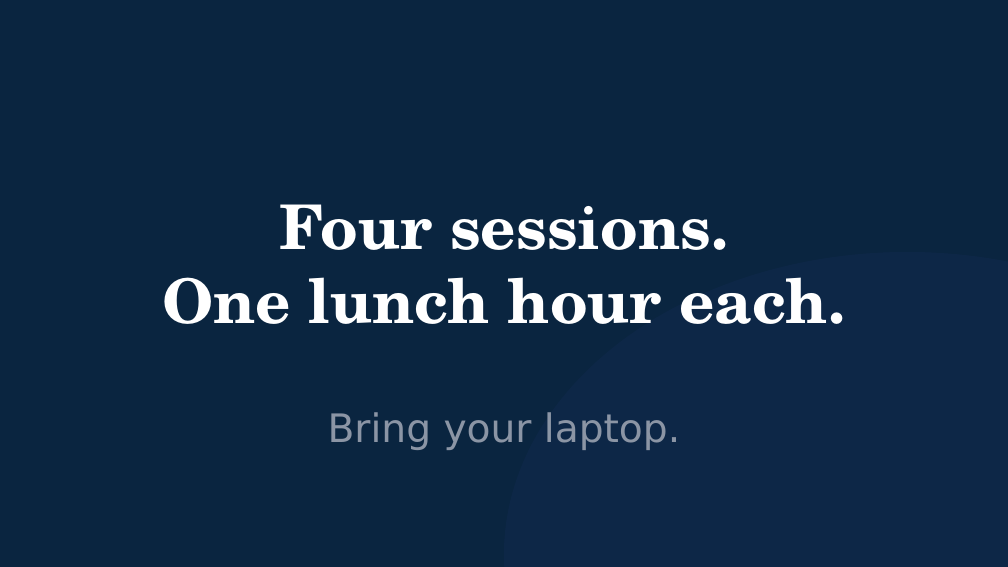
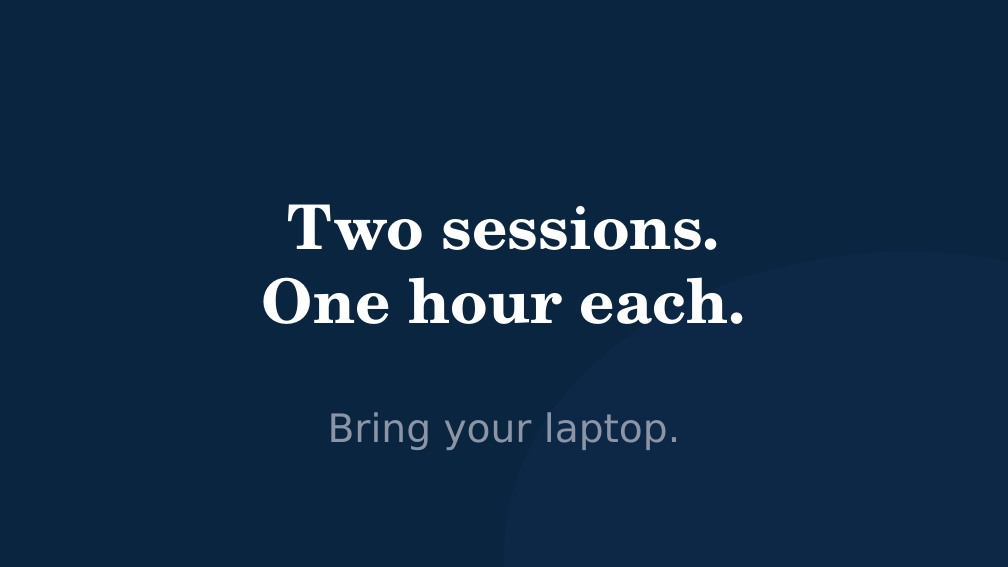
Before and after one commit to michaelengland/ai-best-practices, a slide deck: slide 8 of decks/ai-academy-pitch/ai-academy-pitch.pptx. Drawn at 1008x567 pixels with LibreOffice and Linux fonts; fonts in the diff are those of the drawing. Boxes give left, top, right and bottom in pixels: in the first picture for what was removed or moved away, otherwise in the second. Text is boxed around its words. In the diff, an @@ line names an element or a change of style, - is before the commit and + after.

```diff
--- a/decks/ai-academy-pitch/ai-academy-pitch.pptx
+++ b/decks/ai-academy-pitch/ai-academy-pitch.pptx
@@ text at [262,204,746,324]: text changed @@
-Four sessions.
-One lunch hour each.
+Two sessions.
+One hour each.
```
Also in this commit, not shown: 2 other slides changed, 1 slide added, 1 slide removed, 5 other files.
